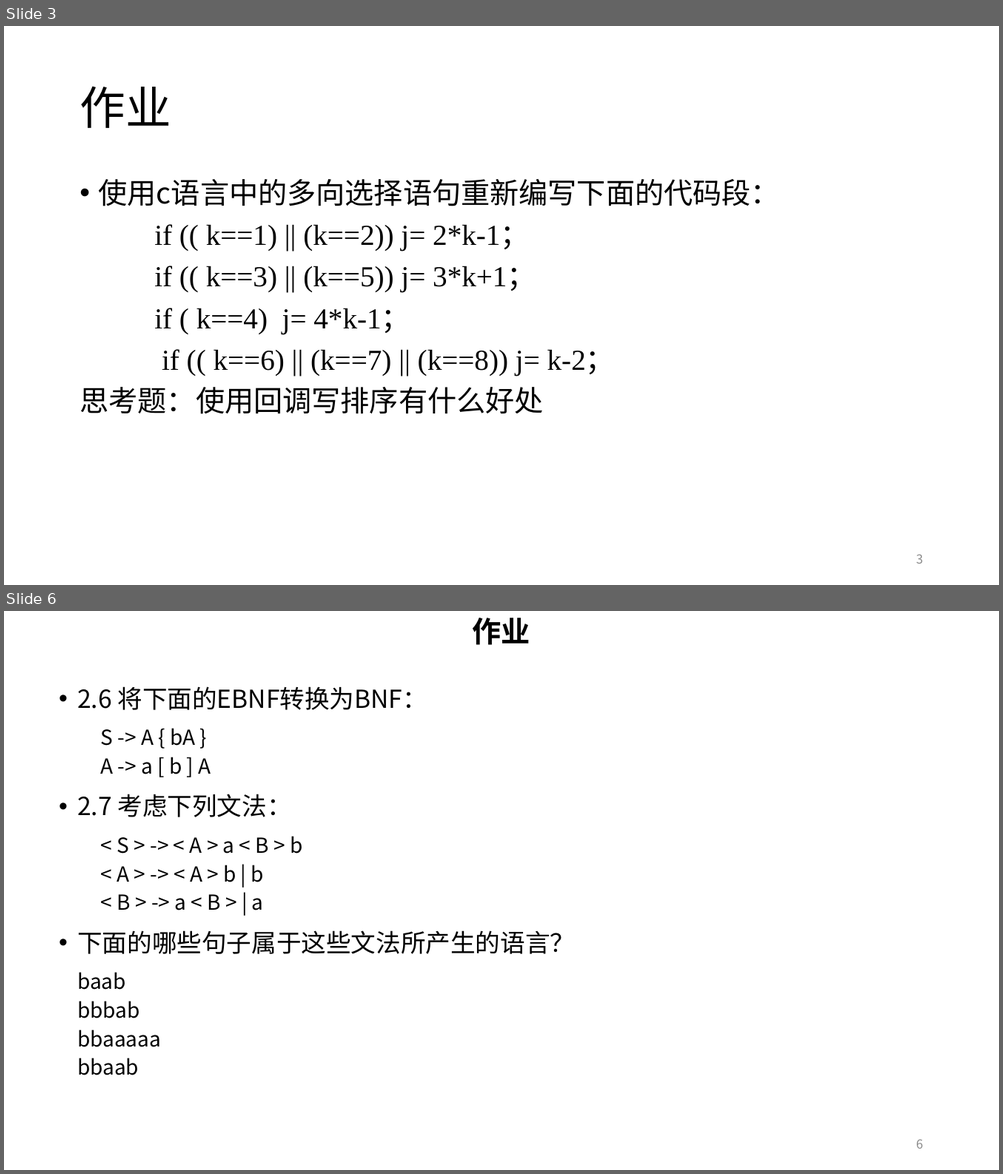
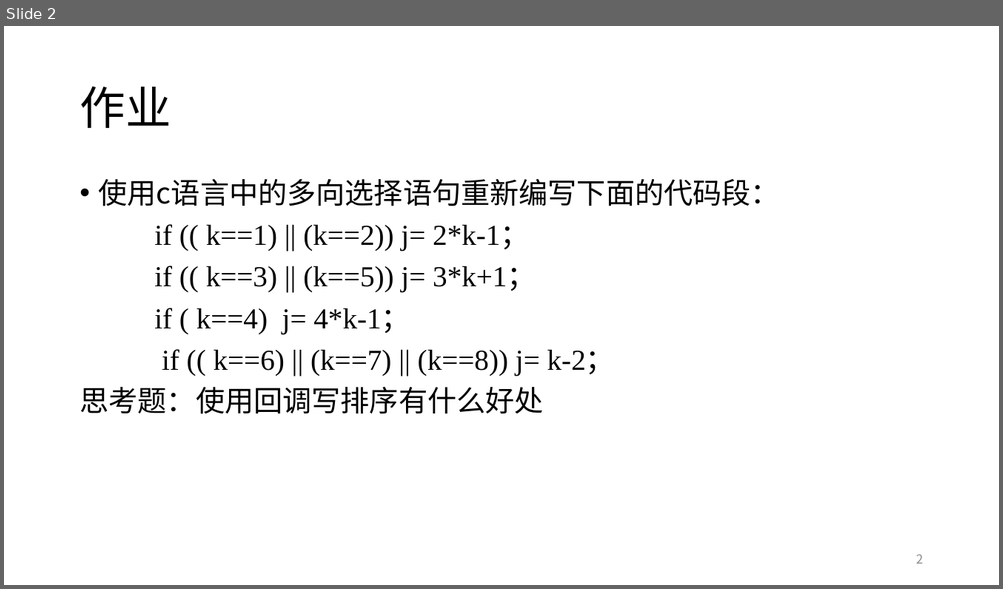
Before and after one commit to DO-MINATOR/buaa, a slide deck: 程序设计语言原理/作业2.pptx. Shown one above the other, each under a label of ours: slides 3 and 6 before the commit, slide 2 after it; the slides between them are not shown. The pictures are 1003x1174 and 1003x589 pixels, drawn with LibreOffice and Linux fonts; fonts in the diff are those of the drawing. Boxes give left, top, right and bottom in pixels: in the first picture for what was removed or moved away, otherwise in the second. Text is boxed around its words. In the diff, an @@ line names an element or a change of style, - is before the commit and + after.

```diff
--- a/程序设计语言原理/作业2.pptx
+++ b/程序设计语言原理/作业2.pptx
@@ slide 6 removed at box(4, 611, 999, 1170), background #FFFFFF @@
@@ text removed at box(472, 618, 529, 645) @@
-作业
@@ text removed at box(77, 686, 575, 1076) @@
-• 2.6 将下面的EBNF转换为BNF：
-S -> A { bA }
-A -> a [ b ] A
-• 2.7 考虑下列文法：
-< S > -> < A > a < B > b
-< A > -> < A > b | b
-< B > -> a < B > | a
-• 下面的哪些句子属于这些文法所产生的语言？
-baab
-bbbab
-bbaaaaa
-bbaab
@@ page number removed at box(916, 1139, 922, 1149) @@
-6
@@ what was slide 3 is now slide 2 @@
@@ page number at box(916, 554, 922, 564): text changed @@
-3
+2
```
Also in this commit, not shown: 3 other slides removed.
